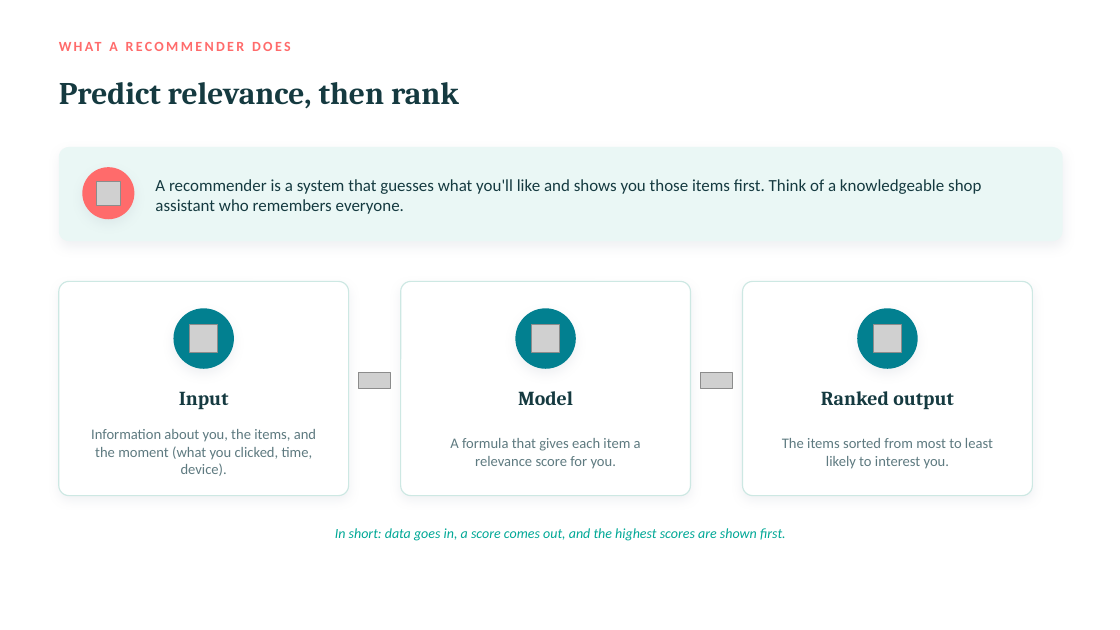
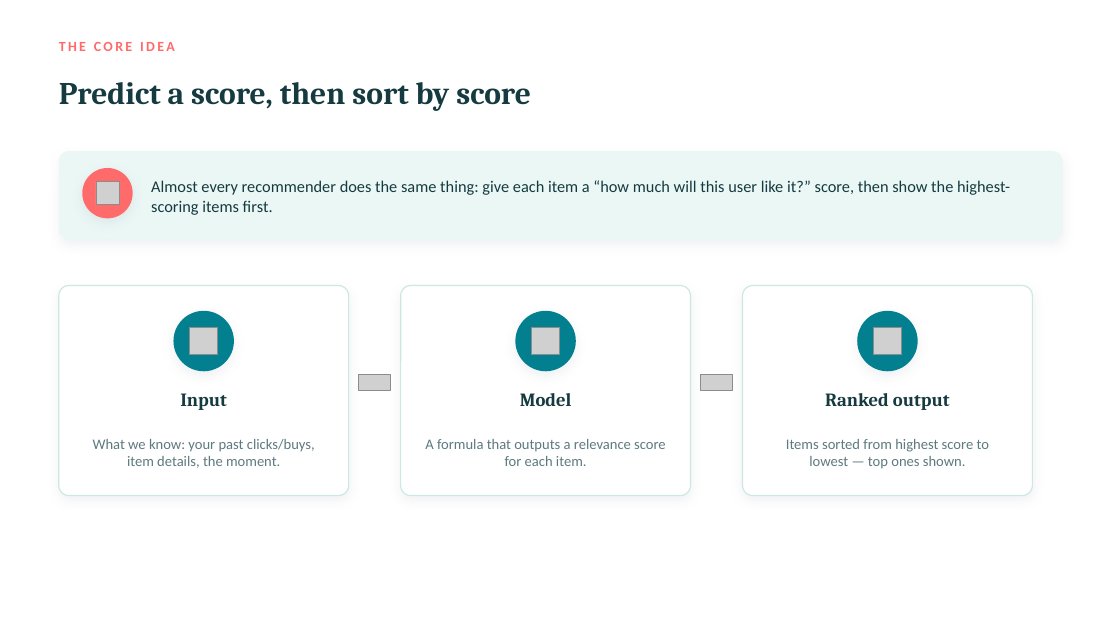
Before and after one commit to cuteolaf/rec-sys, a slide deck: slide 4 of Recommendation-Systems_DataScience-Beginners.pptx (slide 3 before the commit). Drawn at 1120x630 pixels with LibreOffice and Linux fonts; fonts in the diff are those of the drawing; grey boxes stand for pictures. Boxes give left, top, right and bottom in pixels: in the first picture for what was removed or moved away, otherwise in the second. Text is boxed around its words. In the diff, an @@ line names an element or a change of style, - is before the commit and + after.

```diff
--- a/Recommendation-Systems_DataScience-Beginners.pptx
+++ b/Recommendation-Systems_DataScience-Beginners.pptx
@@ text at bbox=[59, 42, 175, 51]: text changed @@
-WHAT A RECOMMENDER DOES
+THE CORE IDEA
@@ text at bbox=[59, 82, 531, 111]: text changed @@
-Predict relevance, then rank
+Predict a score, then sort by score
@@ rounded rectangle: place and size @@
-rounded rectangle at bbox=[59, 147, 1063, 241]
+rounded rectangle at bbox=[59, 151, 1063, 239]
@@ text at bbox=[151, 180, 1010, 215]: text changed; size 14.5 to 14 pt @@
-A recommender is a system that guesses what you'll like and shows you those items first. Think of a knowledgeable shop assistant who remembers everyone.
+Almost every recommender does the same thing: give each item a “how much will this user like it?” score, then show the highest-scoring items first.
@@ rounded rectangle: place and size @@
-rounded rectangle at bbox=[59, 281, 349, 496]
+rounded rectangle at bbox=[59, 286, 349, 496]
@@ rounded rectangle: place and size @@
-rounded rectangle at bbox=[59, 281, 349, 496]
+rounded rectangle at bbox=[59, 286, 349, 496]
@@ rounded rectangle: place and size @@
-rounded rectangle at bbox=[401, 281, 691, 496]
+rounded rectangle at bbox=[401, 286, 691, 496]
@@ rounded rectangle: place and size @@
-rounded rectangle at bbox=[401, 281, 691, 496]
+rounded rectangle at bbox=[401, 286, 691, 496]
@@ proportions changed in 7 elements at bbox=[59, 151, 1063, 239], bbox=[59, 286, 349, 496], bbox=[59, 286, 349, 496], bbox=[401, 286, 691, 496], bbox=[401, 286, 691, 496], bbox=[743, 286, 1033, 496], bbox=[743, 286, 1033, 496] @@
@@ rounded rectangle: place and size @@
-rounded rectangle at bbox=[743, 281, 1033, 496]
+rounded rectangle at bbox=[743, 286, 1033, 496]
@@ rounded rectangle: place and size @@
-rounded rectangle at bbox=[743, 281, 1033, 496]
+rounded rectangle at bbox=[743, 286, 1033, 496]
@@ size 17 to 16 pt in 3 elements at bbox=[180, 393, 227, 410], bbox=[520, 393, 572, 406], bbox=[825, 393, 950, 410] @@
@@ text at bbox=[93, 439, 315, 468]: text changed @@
-Information about you, the items, and the moment (what you clicked, time, device).
+What we know: your past clicks/buys, item details, the moment.
@@ text at bbox=[425, 439, 666, 466]: text changed @@
-A formula that gives each item a relevance score for you.
+A formula that outputs a relevance score for each item.
@@ text at bbox=[786, 439, 989, 469]: text changed @@
-The items sorted from most to least likely to interest you.
+Items sorted from highest score to lowest — top ones shown.
@@ text removed at bbox=[335, 528, 786, 541] @@
-In short: data goes in, a score comes out, and the highest scores are shown first.
```
Also in this commit, not shown: 6 other slides changed, 13 slides added, 5 slides removed, 8 other files.
